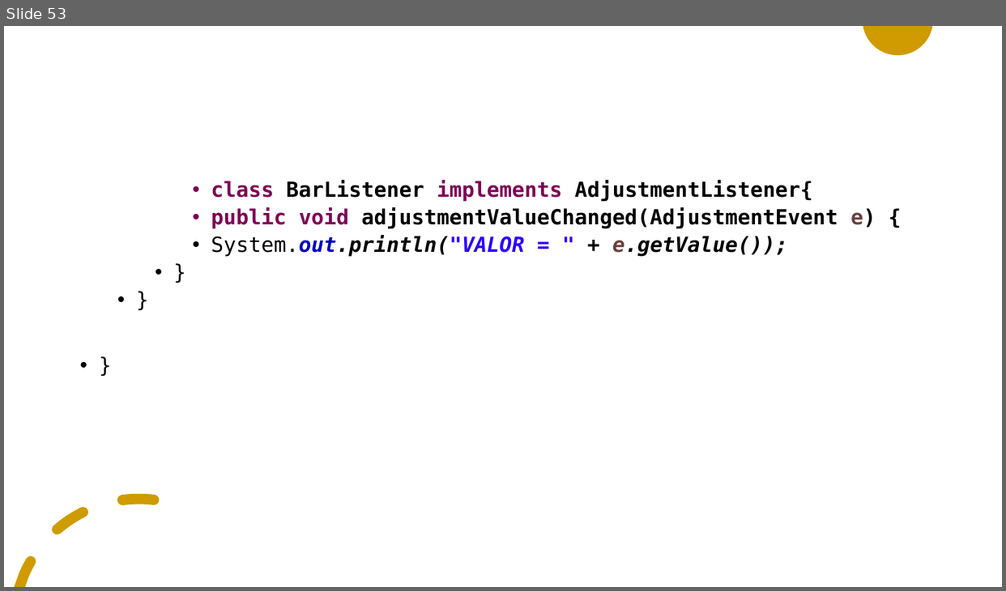
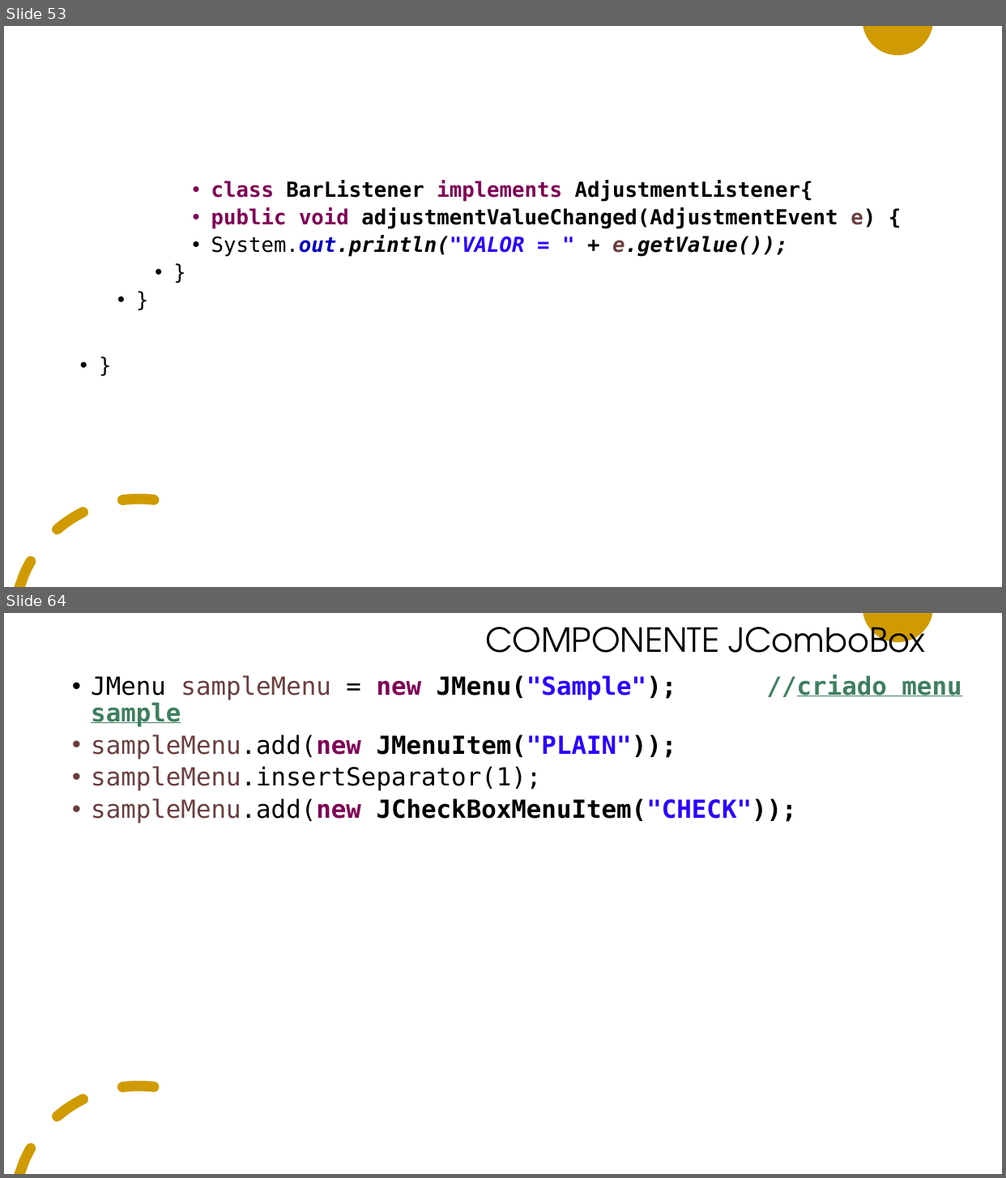
Before and after one commit to adilsonlopesoracle/ProgramacaoAvancada_Olinda, a slide deck: PROGRAMACAO_AVANCADA.pptx. Shown one above the other, each under a label of ours: slide 53 before the commit, slides 53 and 64 after it; the slides between them are not shown. The pictures are 1006x591 and 1006x1178 pixels, drawn with LibreOffice and Linux fonts; fonts in the diff are those of the drawing. Boxes give left, top, right and bottom in pixels: in the first picture for what was removed or moved away, otherwise in the second. Text is boxed around its words. In the diff, an @@ line names an element or a change of style, - is before the commit and + after.

```diff
--- a/PROGRAMACAO_AVANCADA.pptx
+++ b/PROGRAMACAO_AVANCADA.pptx
@@ slide 64 added at (x1=4, y1=613, x2=1002, y2=1174), background #FFFFFF; not listed: 2 template elements that a slide beside it also shows @@
@@ title added at (x1=486, y1=618, x2=926, y2=653), 32 pt, text #000000 @@
+COMPONENTE JComboBox
@@ text added at (x1=91, y1=675, x2=961, y2=824), 24 pt, text #000000, bold @@
+  • JMenu sampleMenu = new JMenu("Sample"); //criado menu sample
+  • sampleMenu.add(new JMenuItem("PLAIN"));
+  • sampleMenu.insertSeparator(1);
+  • sampleMenu.add(new JCheckBoxMenuItem("CHECK"));
```
Also in this commit, not shown: 4 slides changed, 41 other slides added, 2 slides removed.
